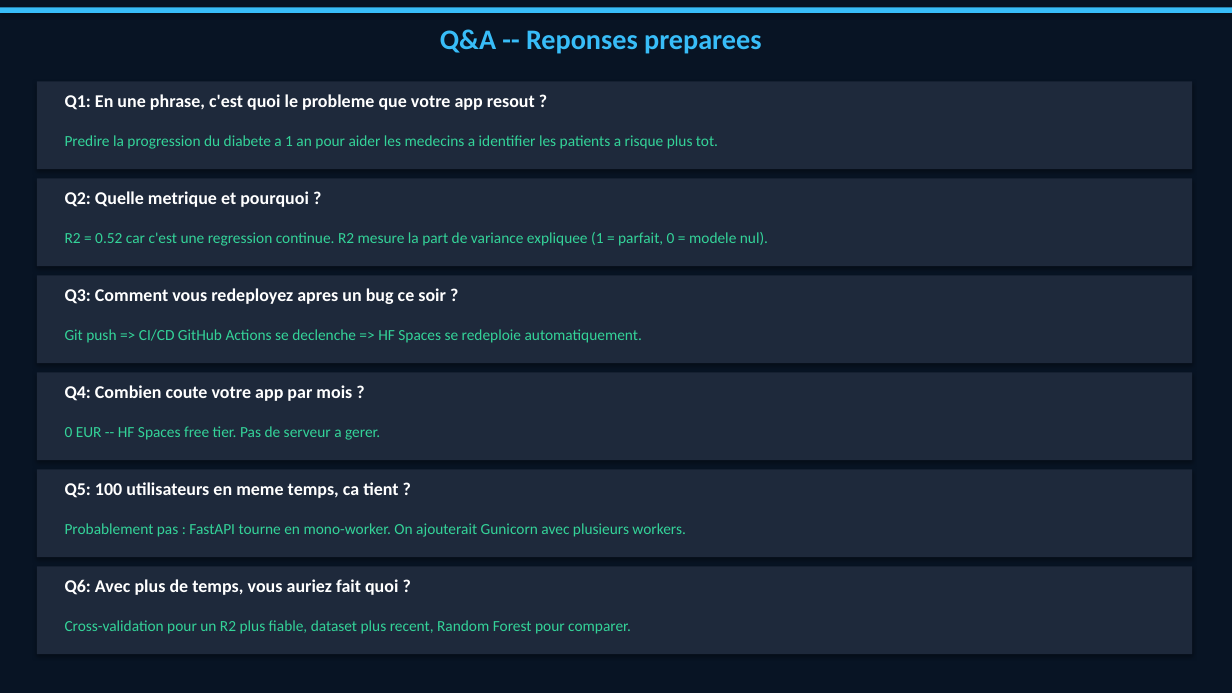
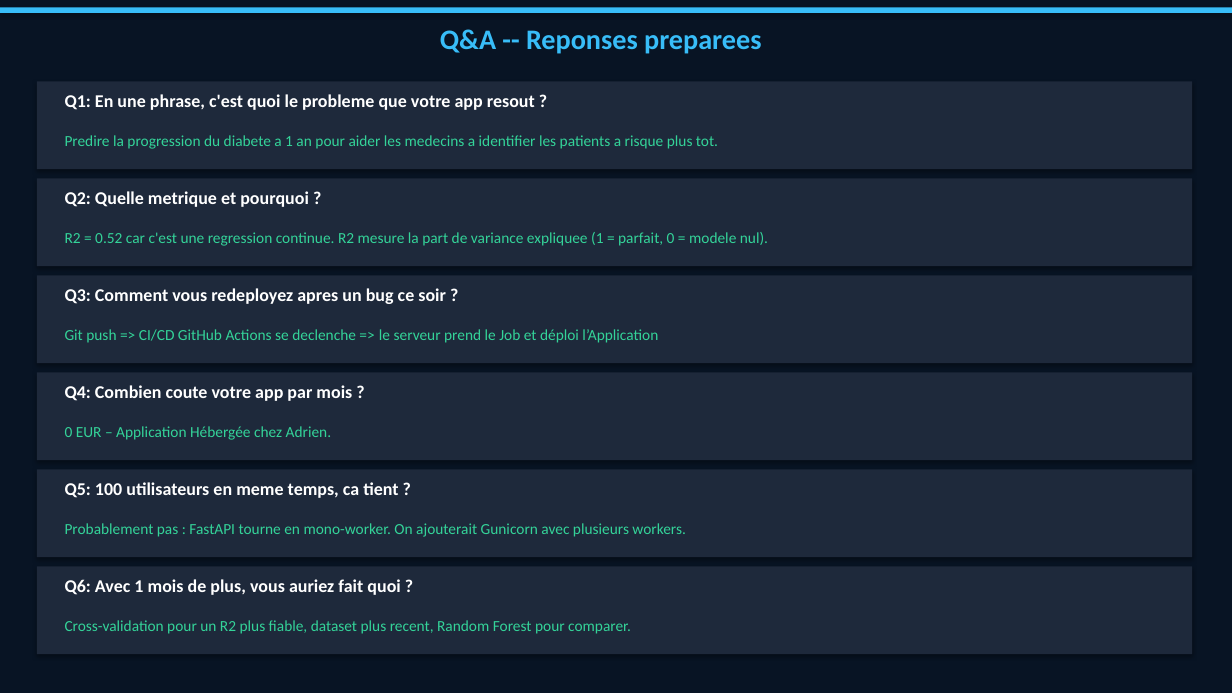
Before and after one commit to driri85/data-ia-claude, a slide deck: slide 8 of soutenance-b3-data-ia.pptx. Drawn at 1232x693 pixels with LibreOffice and Linux fonts; fonts in the diff are those of the drawing. Boxes give left, top, right and bottom in pixels: in the first picture for what was removed or moved away, otherwise in the second. Text is boxed around its words. In the diff, an @@ line names an element or a change of style, - is before the commit and + after.

```diff
--- a/soutenance-b3-data-ia.pptx
+++ b/soutenance-b3-data-ia.pptx
@@ text at bbox=[65, 329, 658, 343]: text changed @@
-Git push => CI/CD GitHub Actions se declenche => HF Spaces se redeploie automatiquement.
+Git push => CI/CD GitHub Actions se declenche => le serveur prend le Job et déploi l’Application
@@ text at bbox=[65, 426, 331, 440]: text changed @@
-0 EUR -- HF Spaces free tier. Pas de serveur a gerer.
+0 EUR – Application Hébergée chez Adrien.
@@ text at bbox=[65, 579, 400, 595]: text changed @@
-Q6: Avec plus de temps, vous auriez fait quoi ?
+Q6: Avec 1 mois de plus, vous auriez fait quoi ?
```
Also in this commit, not shown: 5 other slides changed.
